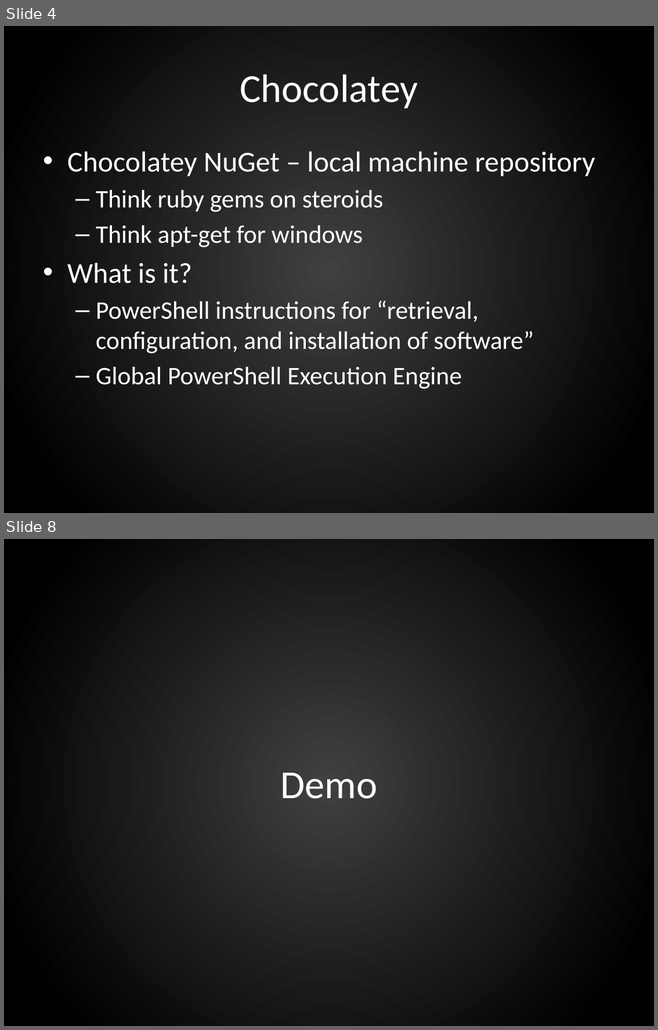
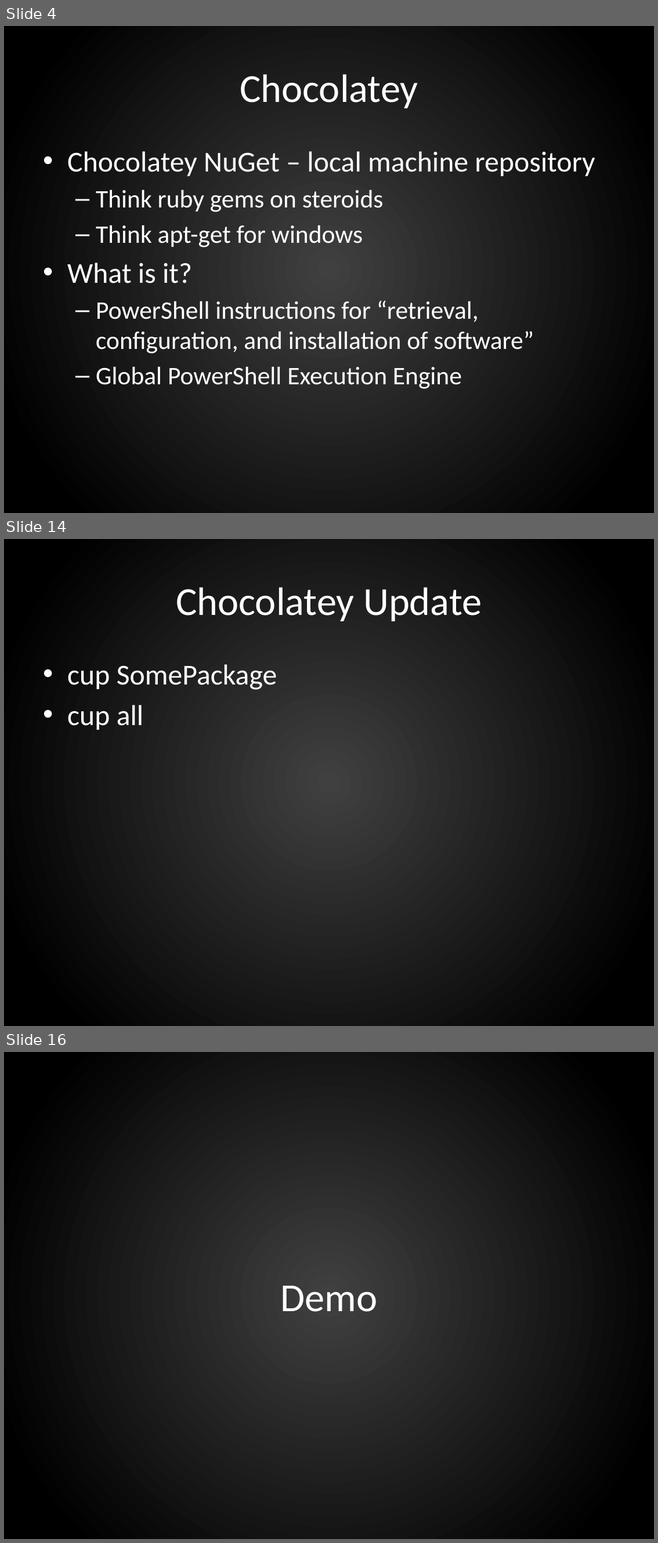
Before and after one commit to ferventcoder/presentations, a slide deck: windows/chocolatey/chocolatey.pptx. Shown one above the other, each under a label of ours: slides 4 and 8 before the commit, slides 4, 14 and 16 after it; the slides between them are not shown. The pictures are 658x1030 and 658x1543 pixels, drawn with LibreOffice and Linux fonts; fonts in the diff are those of the drawing; background and template pictures are left out. Boxes give left, top, right and bottom in pixels: in the first picture for what was removed or moved away, otherwise in the second. Text is boxed around its words. In the diff, an @@ line names an element or a change of style, - is before the commit and + after.

Commit message:
adding chocolatey slides

```diff
--- a/windows/chocolatey/chocolatey.pptx
+++ b/windows/chocolatey/chocolatey.pptx
@@ slide 14 added at [4,539,654,1026], background gradient #404040 to #000000 @@
@@ title added at [176,587,481,621], 44 pt, text #FFFFFF @@
+Chocolatey Update
@@ text added at [67,664,277,730], 32 pt, text #FFFFFF @@
+• cup SomePackage
+• cup all
@@ what was slide 8 is now slide 16 @@
```
Also in this commit, not shown: 4 slides changed, 16 other slides added, 2 slides removed.
